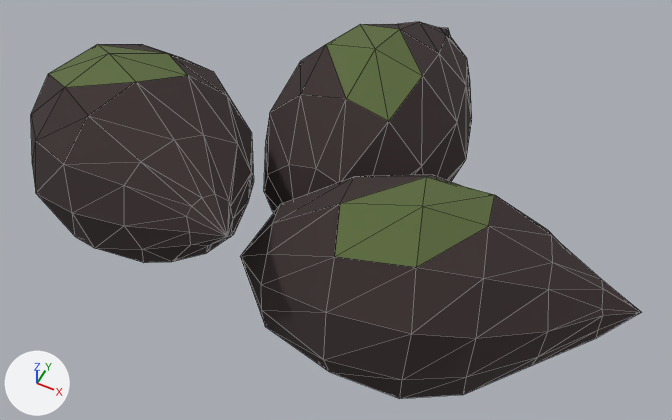
Two versions of the glTF model public/ingredients/olive.glb, one commit apart.
Rendered twice from a camera (50 mm lens) standing at (1.24, -2.34, 3.34) and looking at (0.06, 0.03, 0.37). Every picture has the same lights, and +X, +Y and +Z are marked at lower left. The picture after the commit comes second. Mesh edges are drawn as thin lines. Where no turn or scale is listed for an object, it has been applied to the vertices. Vertices at exactly the same position are counted once.

The scene before the commit, as lines of its bpy script (objects in view):
```python
me_mesh_0 = bpy.data.meshes.new('Mesh_0')
me_mesh_0.from_pydata(...)  # 219 vertices, 414 faces; spans x -1.27..1.35, y -0.72..1.33, z 0.0..1.11
me_mesh_0.materials.append(mat_material_0)  # dark grey #3b2f2f
me_mesh_1 = bpy.data.meshes.new('Mesh_1')
me_mesh_1.from_pydata(...)  # 21 vertices, 18 faces; spans x -1.11..0.76, y -0.51..0.73, z 0.79..1.11
me_mesh_1.materials.append(mat_material_1)  # dark green #5c6b3e
ob_mesh_0 = bpy.data.objects.new('Mesh_0', me_mesh_0)
ob_mesh_0.location = (0.0, 0.0, 0.0)
ob_mesh_1 = bpy.data.objects.new('Mesh_1', me_mesh_1)
ob_mesh_1.location = (0.0, 0.0, 0.0)
```
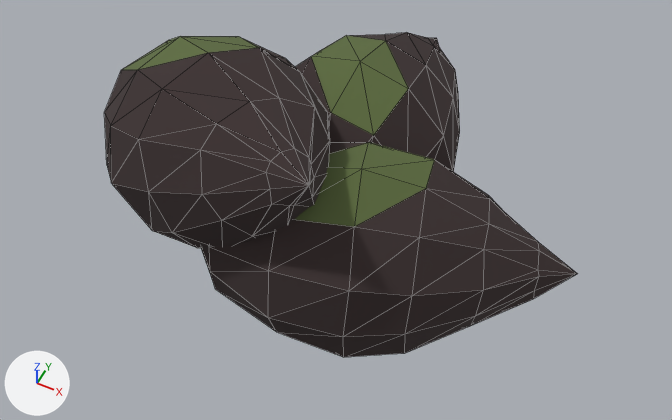
The edits, one by one:
me_mesh_0 is used by ob_mesh_0; location (0.0, 0.0, 0.0).
me_mesh_0 had 219 vertices, 414 faces and spanned x -1.27..1.35, y -0.72..1.33, z 0.0..1.11.
me_mesh_0 now has 219 vertices, 414 faces and spans x -0.96..1.08, y -0.64..1.23, z 0.0..1.21.
me_mesh_0 part 1: the loose piece of 73 vertices spanning x -1.27..0.0, y -0.72..0.22, z 0.18..1.11 is multiplied about its middle by the matrix ((0.988, 0.007, -0.153), (0.007, 0.996, 0.094), (0.153, -0.094, 0.984)), then moved by (0.29, 0.12, 0.09).
me_mesh_0 part 2: the loose piece of 73 vertices spanning x -0.13..1.35, y -0.71..0.2, z 0.0..0.85 is moved by (-0.27, 0.07, 0.0).
me_mesh_0 part 3: the loose piece of 73 vertices spanning x -0.42..0.46, y -0.21..1.33, z 0.0..0.84 is moved by (-0.02, -0.1, 0.0).
me_mesh_1 is used by ob_mesh_1; location (0.0, 0.0, 0.0).
me_mesh_1 had 21 vertices, 18 faces and spanned x -1.11..0.76, y -0.51..0.73, z 0.79..1.11.
me_mesh_1 now has 21 vertices, 18 faces and spans x -0.84..0.49, y -0.44..0.63, z 0.79..1.21.
me_mesh_1 part 4: the loose piece of 7 vertices spanning x -1.11..-0.47, y -0.39..-0.04, z 0.89..1.11 is multiplied about its middle by the matrix ((0.988, 0.007, -0.153), (0.007, 0.996, 0.094), (0.153, -0.094, 0.984)), then moved by (0.24, 0.15, 0.06).
me_mesh_1 part 5: the loose piece of 7 vertices spanning x 0.25..0.76, y -0.51..0.01, z 0.8..0.9 is moved by (-0.27, 0.07, 0.0).
me_mesh_1 part 6: the loose piece of 7 vertices spanning x -0.22..0.23, y 0.2..0.73, z 0.79..0.89 is moved by (-0.02, -0.1, 0.0).

Where the change shows, as pixel boxes (x1, y1, x2, y2) in the pictures (672 x 420 px; the box of a moved part takes in the faces that stretch with it):
'Mesh_0', reshaped (22% narrower, 14% shorter): before (31, 22, 641, 399); after (104, 32, 577, 357)
'Mesh_1', reshaped (30% narrower, 21% shorter): before (48, 24, 495, 267); after (122, 36, 435, 227)
part 1 of me_mesh_0, moved or reshaped: before (31, 44, 254, 263); after (104, 40, 330, 248)
part 2 of me_mesh_0, moved or reshaped: before (240, 174, 641, 399); after (201, 142, 577, 357)
part 3 of me_mesh_0, moved or reshaped: before (264, 22, 472, 213); after (296, 32, 460, 172)
part 4 of me_mesh_1, moved or reshaped: before (48, 44, 187, 87); after (122, 36, 260, 70)
part 5 of me_mesh_1, moved or reshaped: before (335, 177, 495, 267); after (295, 142, 435, 227)
part 6 of me_mesh_1, moved or reshaped: before (326, 24, 423, 121); after (311, 36, 409, 135)
